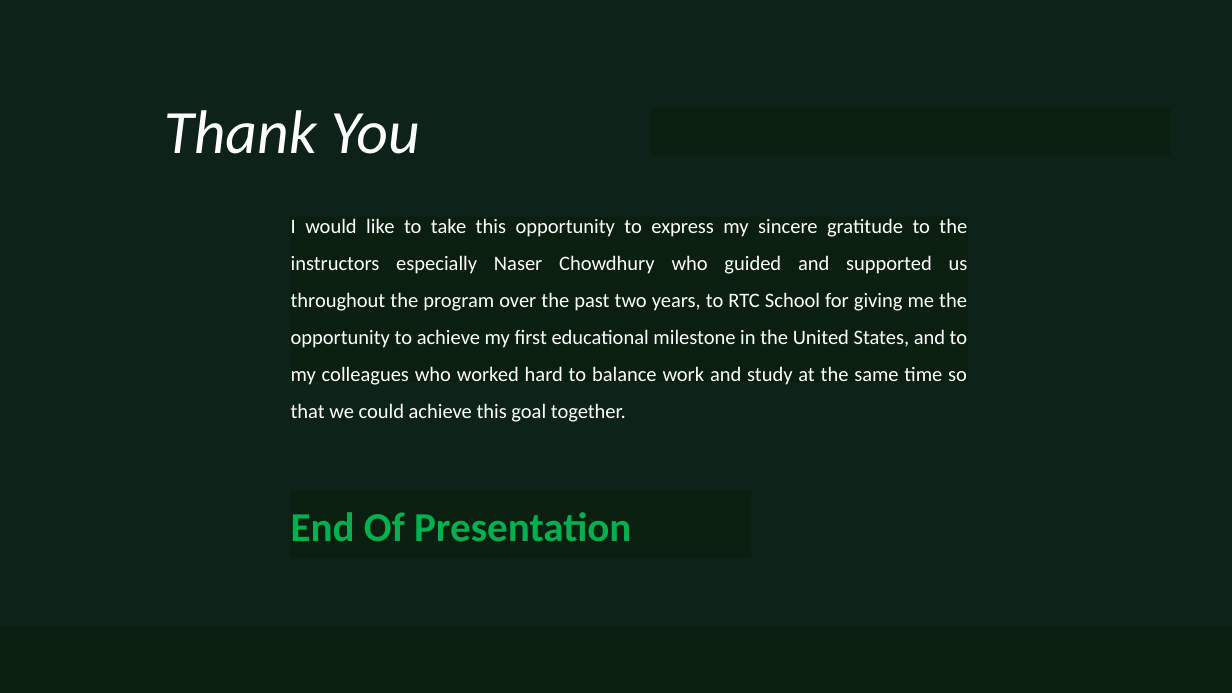
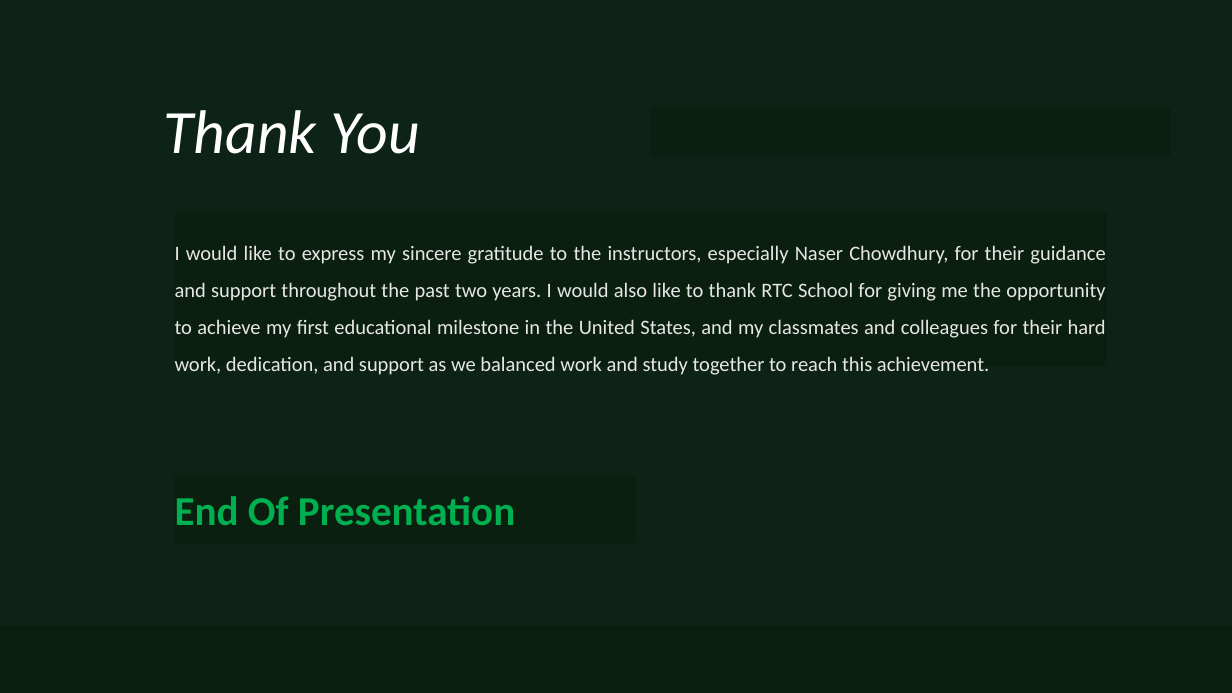
Before and after one commit to TranRTC/capstone_project, a slide deck: slide 14 of Documents/Presentation/Capstone Project Presentation.pptx. Drawn at 1232x693 pixels with LibreOffice and Linux fonts; fonts in the diff are those of the drawing. Boxes give left, top, right and bottom in pixels: in the first picture for what was removed or moved away, otherwise in the second. Text is boxed around its words. In the diff, an @@ line names an element or a change of style, - is before the commit and + after.

```diff
--- a/Documents/Presentation/Capstone Project Presentation.pptx
+++ b/Documents/Presentation/Capstone Project Presentation.pptx
@@ rectangle "I would like to express ...": place and size @@
-rectangle "I would like to express ..." at [290,217,968,382]
+rectangle "I would like to express ..." at [175,212,1107,366]
@@ text in rectangle at [175,245,1106,375]: text changed; text colour #FFFFFF to #E7E6E6 @@
-I would like to take this opportunity to express my sincere gratitude to the instructors especially Naser Chowdhury who guided and supported us throughout the program over the past two years, to RTC School for giving me the opportunity to achieve my first educational milestone in the United States, and to my colleagues who worked hard to balance work and study at the same time so that we could achieve this goal together.
+I would like to express my sincere gratitude to the instructors, especially Naser Chowdhury, for their guidance and support throughout the past two years. I would also like to thank RTC School for giving me the opportunity to achieve my first educational milestone in the United States, and my classmates and colleagues for their hard work, dedication, and support as we balanced work and study together to reach this achievement.
@@ rectangle "End Of Presentation": place and size @@
-rectangle "End Of Presentation" at [290,491,750,558]
+rectangle "End Of Presentation" at [175,476,635,543]
```
Also in this commit, not shown: 1 other slide changed, 4 other files.
